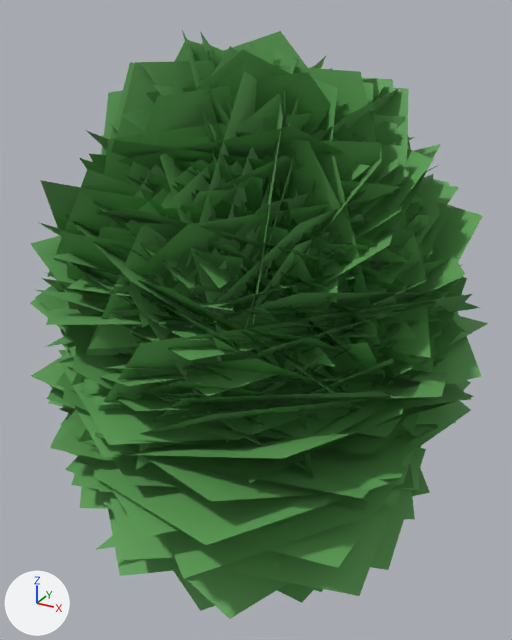
One commit to the glTF model forest/models/tree_oak.glb: the scene before it, then after it.
Both versions are drawn from a 50 mm lens placed at (5.01, -9.27, 9.6), pointed at (-0.01, -0.14, 5.03). The axes (+X, +Y, +Z) are drawn at lower left. The lights are the same throughout. The picture after the commit comes second. Where no turn or scale is listed for an object, it has been applied to the vertices. Vertices at exactly the same position are counted once.

Before the edit, the objects in view are built like this:
```python
me_leaves_001 = bpy.data.meshes.new('leaves.001')
me_leaves_001.from_pydata(...)  # 6158 vertices, 2800 faces; spans x -3.7..3.57, y -4.08..3.74, z 0.7..9.35
me_leaves_001.materials.append(mat_leaf)  # green #61a659
ob_leaves = bpy.data.objects.new('leaves', me_leaves_001)
ob_leaves.location = (0.0, 0.0, 0.0)
```
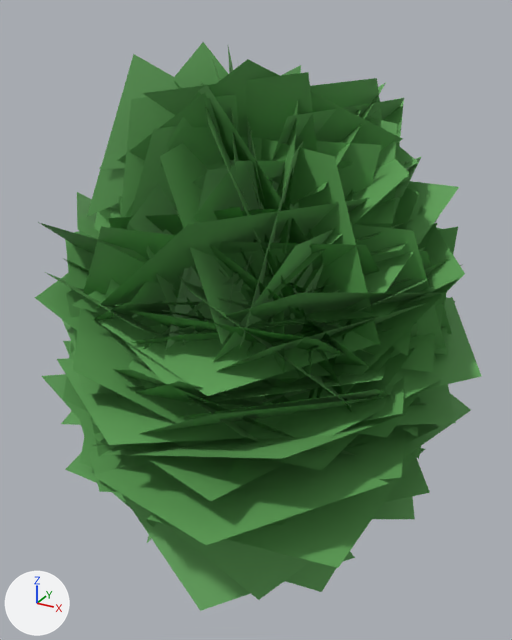
Edits to the bpy script that builds the scene:
```text
Change me_leaves_001:
    used by ob_leaves; location = (0.0, 0.0, 0.0)
    remove me_leaves_001.from_pydata(...)  # 6158 vertices, 2800 faces; spans x -3.7..3.57, y -4.08..3.74, z 0.7..9.35
    add me_leaves_001.from_pydata(...)  # 1840 vertices, 860 faces; spans x -3.7..3.57, y -4.08..3.74, z 0.7..9.16
    me_leaves_001 part 1: 1154 loose pieces with 4095 vertices, spanning x -3.57..3.51, y -4.06..3.62, z 1.56..9.35, are deleted
    me_leaves_001 part 2: 402 vertices removed from x -3.59..3.29, y -3.79..3.54, z 2.53..9.29; 179 vertices added at x -3.37..2.63, y -3.06..3.32, z 2.66..9.16
```

Where the change shows, as pixel boxes [x1, y1, x2, y2] in the pictures (512 x 640 px):
'leaves', reshaped: before [30, 30, 488, 619]; after [35, 42, 481, 611]
part 1 of me_leaves_001, deleted (green): before [30, 30, 480, 619]
part 2 of me_leaves_001, cut back: before [45, 31, 488, 570]; after [42, 42, 458, 527]
